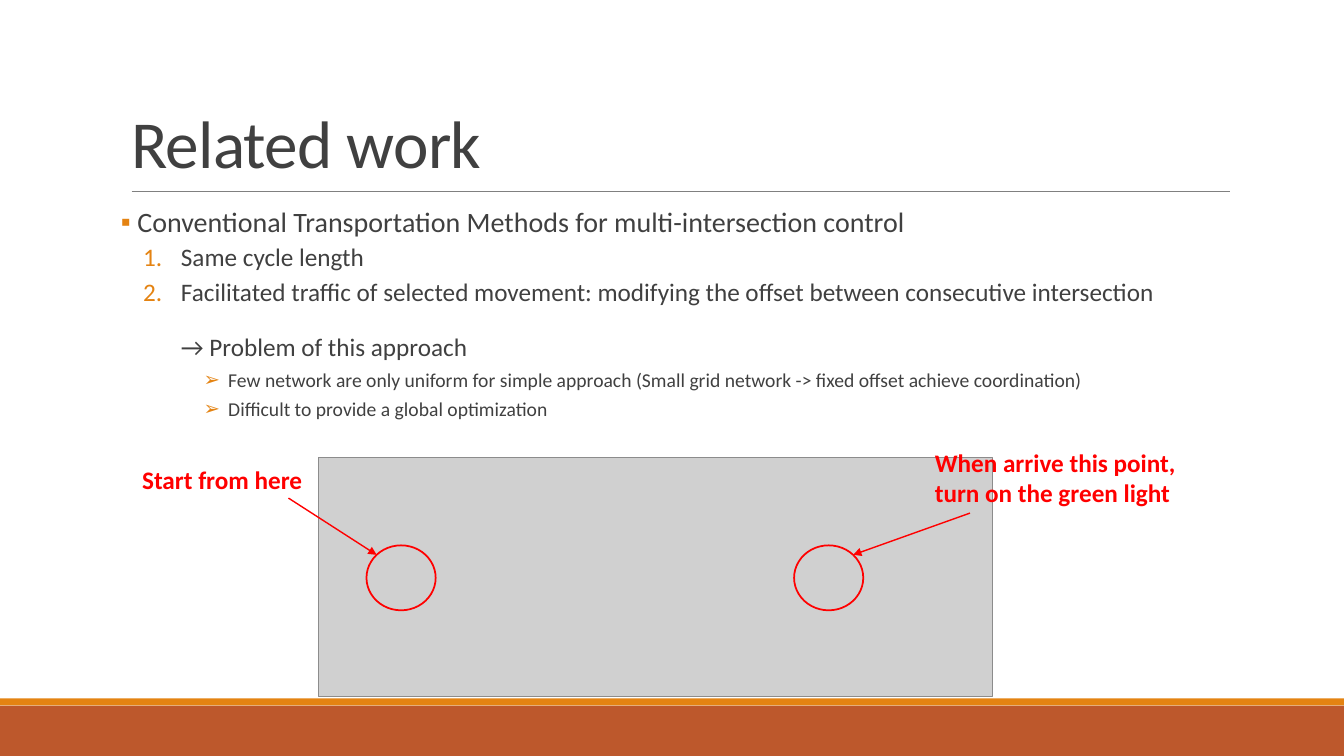
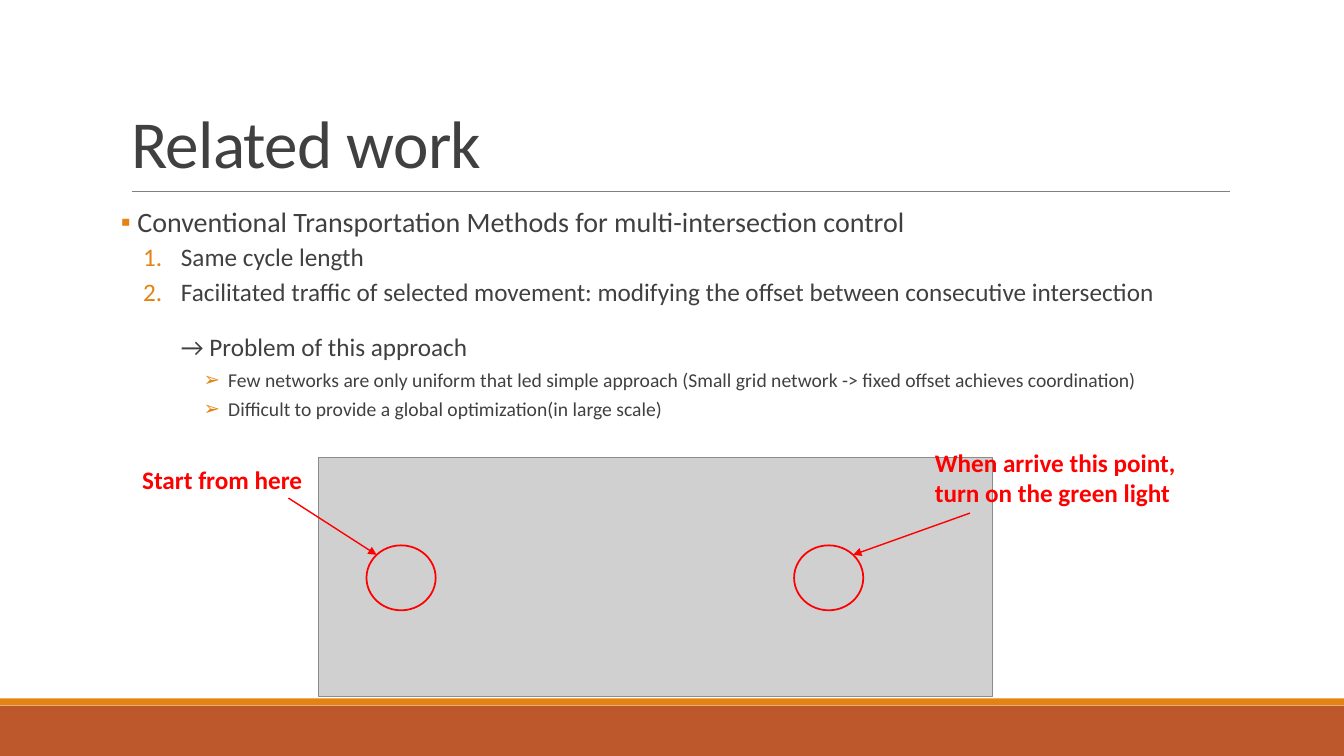
Before and after one commit to 3neutronstar/traffic-optimization_RL, a slide deck: slide 15 of 1st_Seminar(강민수).pptx (slide 18 before the commit). Drawn at 1344x756 pixels with LibreOffice and Linux fonts; fonts in the diff are those of the drawing; grey boxes stand for pictures. Boxes give left, top, right and bottom in pixels: in the first picture for what was removed or moved away, otherwise in the second. Text is boxed around its words. In the diff, an @@ line names an element or a change of style, - is before the commit and + after.

```diff
--- a/1st_Seminar(강민수).pptx
+++ b/1st_Seminar(강민수).pptx
@@ text at (x1=228, y1=373, x2=1135, y2=420): text changed @@
-        ➢ Few network are only uniform for simple approach (Small grid network -> fixed offset achieve coordination)
-        ➢ Difficult to provide a global optimization
+        ➢ Few networks are only uniform that led simple approach (Small grid network -> fixed offset achieves coordination)
+        ➢ Difficult to provide a global optimization(in large scale)
```
Also in this commit, not shown: 7 other slides changed.
